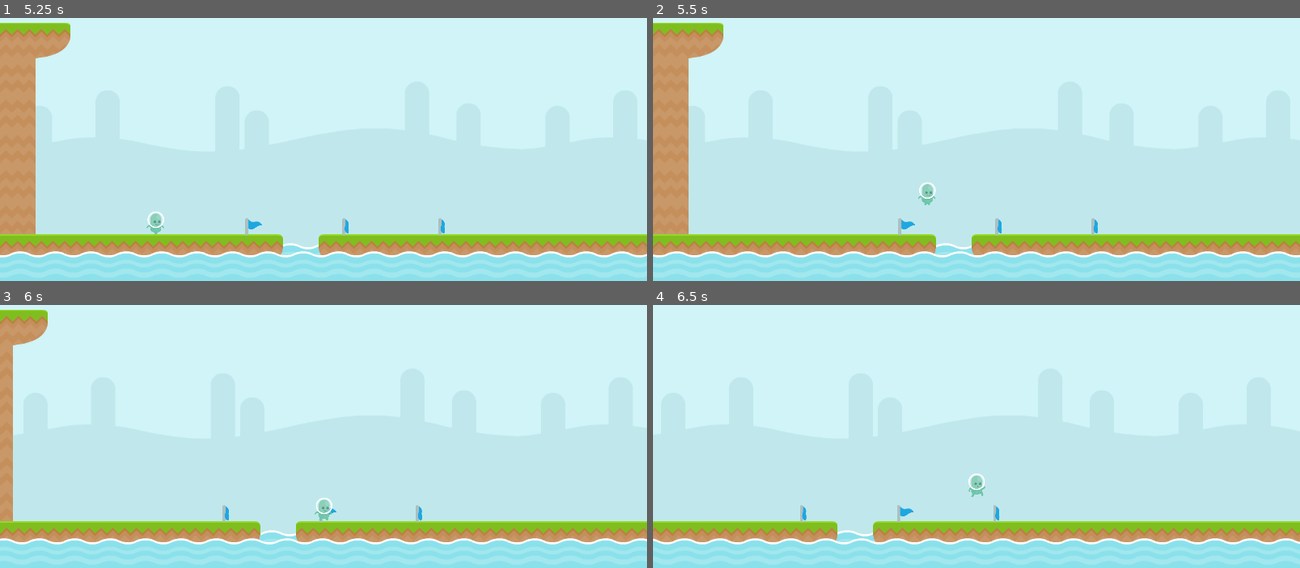
Above: before the commit, frames 1-4 (two rows, left to right).
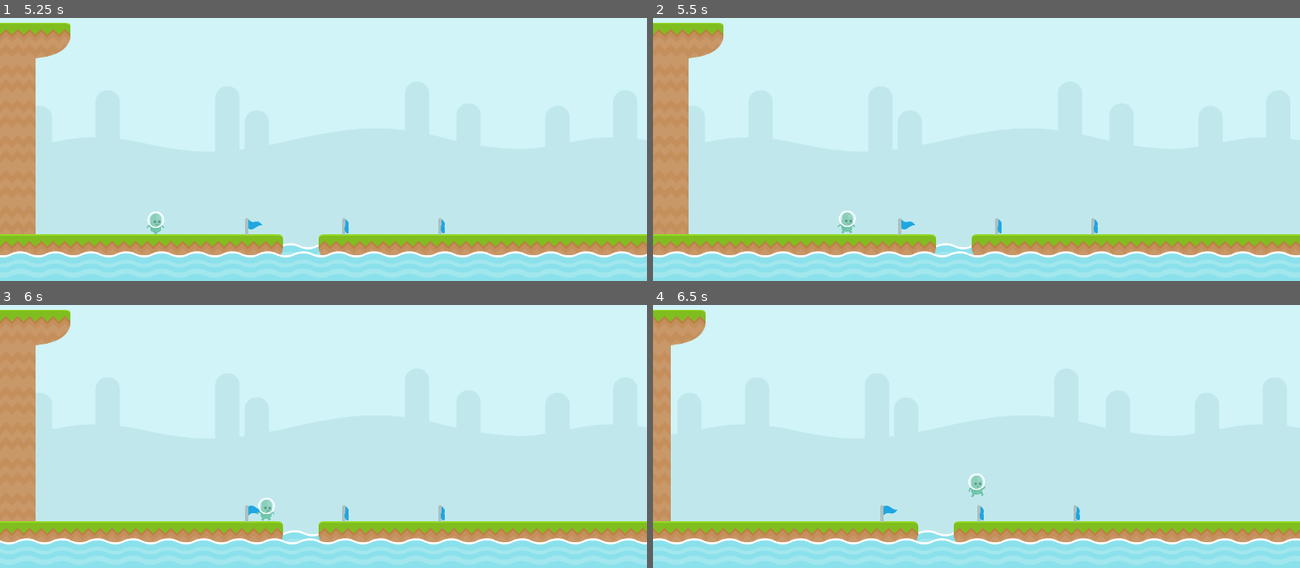
Above: after the commit, the same moments.

Repository: RafaelForbeck/the-way
Game: Godot game, scene res://scenes/phase.tscn
The game is run twice, just before and just after one commit, with the same random seed, the same clock (stepped at 60 frames per second) and the same inputs.
Inputs:
- Up to frame 1 (5.25 s): tap Enter (jump) at 0.5, 0.77, 1.52, 3.02, 3.77, 4.52 s; hold S (duck) 0.53-1.28 s; hold Right (move_right) 0.53-2.03 s; tap S (duck) at 1.35, 2.85, 4.35 s; hold S (duck) 2.03-2.78 s; hold Left (move_left) 2.03-4.28 s; hold S (duck) 3.53-4.28 s; hold Right (move_right) from 4.28 s (still down); hold S (duck) from 5.03 s (still down)
- Up to frame 2 (5.5 s): keep holding Right (move_right); keep holding S (duck)
- Up to frame 3 (6 s): keep holding Right (move_right); release S (duck) at 5.78 s; tap S (duck) at 5.85 s
- Up to frame 4 (6.5 s): keep holding Right (move_right); tap Enter (jump) at 6.02 s

Frame 1 is identical in both runs. In frame 2, 0.3% of the frame differs, in the area x 28-44%, y 62-82%; in frame 3, 6.1%; in frame 4, 6.2%, in the area x 0-100%, y 1-92%.

Commit message:
feat: create function to handle contact with enemy

Diff:
--- a/scripts/enemy.gd
+++ b/scripts/enemy.gd
@@ -1,3 +1,4 @@
 extends CharacterBody2D
 
-@onready var anim := $AnimatedSprite2D
+func take_damage():
+	print("enemy died")
--- a/scripts/player.gd
+++ b/scripts/player.gd
@@ -152,6 +152,25 @@
 func _on_hitbox_area_entered(area: Area2D) -> void:
 	match area.collision_layer:
 		8: # enemy_hitbox
-			respawn()
+			hit_enemy(area)
 		32: # water
 			respawn()
+
+func hit_enemy(area: Area2D):
+	if velocity.y > 0:
+		cause_damage(area)
+	else:
+		print("morreu")
+
+func cause_damage(area: Area2D):
+	var enemy_node = area.get_parent()
+
+	if enemy_node == null:
+		push_warning("Enemy node not found")
+		return
+
+	if !enemy_node.has_method("take_damage"):
+		push_warning("Func not found (take_damage)")
+		return
+
+	enemy_node.take_damage()
